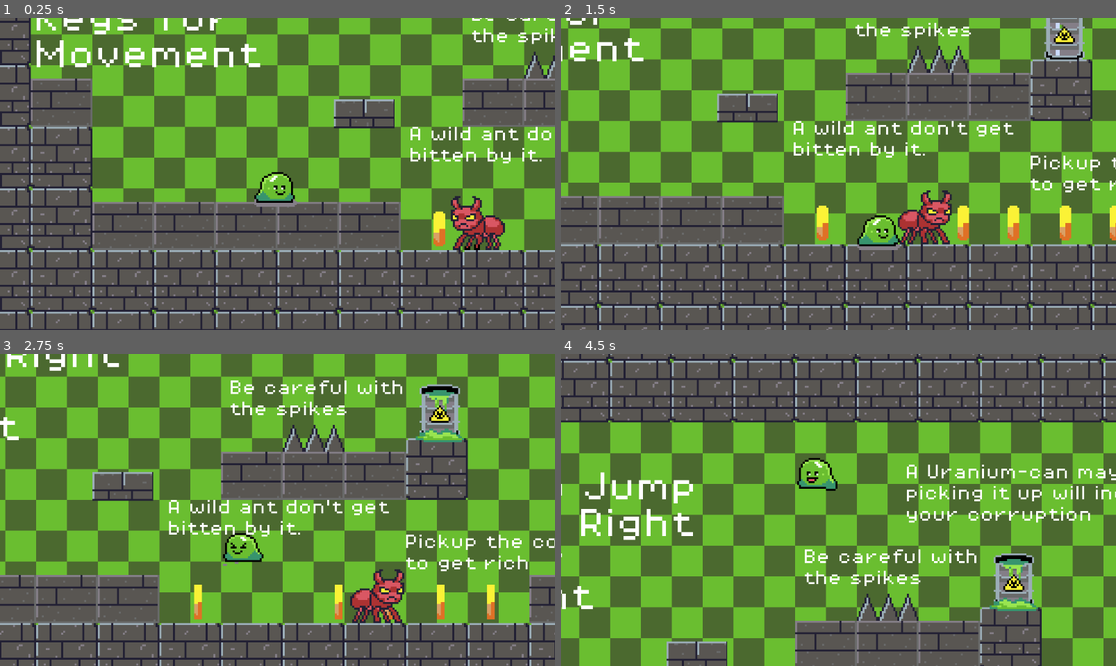
Above: before the commit, frames 1-4 (two rows, left to right).
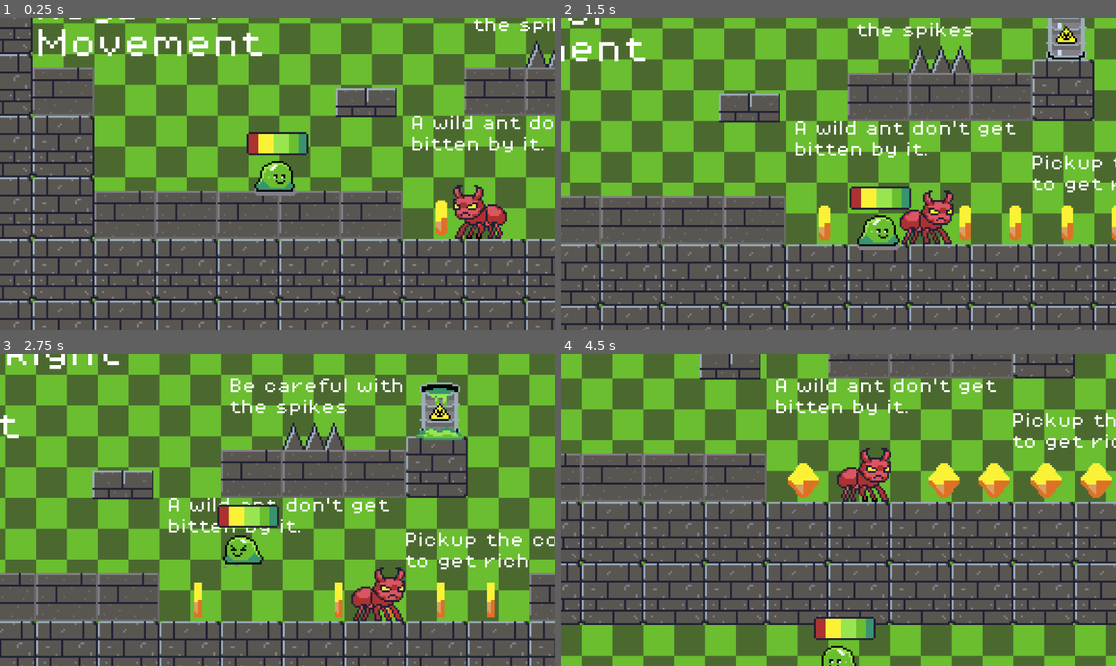
Above: after the commit, the same moments.

Repository: ShwetaShaw76/CorruptionLab
Game: Godot game, scene res://scenes/game.tscn
Two runs of this game, one before a commit and one after it. Both use one fixed random seed, a clock stepped at 60 frames per second and the inputs below.
Inputs:
- Up to frame 1 (0.25 s): no input
- Up to frame 2 (1.5 s): tap Enter at 0.5 s; hold D (move_right) from 0.53 s (still down); tap Space (jump) at 0.6, 0.77, 1.07, 1.35 s
- Up to frame 3 (2.75 s): tap Space (jump) at 1.52, 1.82, 2.1 s; release D (move_right) at 2.03 s; hold A (move_left) from 2.03 s (still down)
- Up to frame 4 (4.5 s): release A (move_left) at 2.78 s; hold D (move_right) 2.78-4.28 s; tap Space (jump) at 2.85, 3.02, 3.32, 3.6, 3.77, 4.07, 4.35 s; hold A (move_left) from 4.28 s (still down)

The runs differ from the first frame. In frame 1, 46% of the frame differs, in the area x 0-100%, y 0-100%; in frame 2, 15%; in frame 3, 17%; in frame 4, 84%.

Commit message:
adding healthbar to the player

Diff:
--- a/scenes/game.tscn
+++ b/scenes/game.tscn
@@ -6,7 +6,9 @@
 [ext_resource type="PackedScene" uid="uid://br5kmpek2dirv" path="res://scenes/platform.tscn" id="2_u5sy4"]
 [ext_resource type="Texture2D" uid="uid://cna0lxgku28b6" path="res://assets/sprites/front.png" id="3_u5sy4"]
 [ext_resource type="Texture2D" uid="uid://c1vm51o13v4lj" path="res://assets/sprites/Spikes.png" id="4_gee14"]
+[ext_resource type="Script" uid="uid://bjkd2c3eypq15" path="res://scripts/heath_bar.gd" id="4_rysoc"]
 [ext_resource type="Texture2D" uid="uid://dgbipvo6nvyvp" path="res://assets/sprites/top-2.png" id="5_0tnpc"]
+[ext_resource type="PackedScene" uid="uid://dsxbjgglb32bp" path="res://scenes/health_bar.tscn" id="5_ssvqc"]
 [ext_resource type="Texture2D" uid="uid://buwej6p8f68p" path="res://assets/sprites/top-half.png" id="6_vtaks"]
 [ext_resource type="Texture2D" uid="uid://dppywp3o0a0pw" path="res://assets/sprites/background.png" id="7_vtaks"]
 [ext_resource type="PackedScene" uid="uid://hvcf0c5uuhb4" path="res://scenes/uranium_can.tscn" id="8_gee14"]
@@ -387,7 +389,7 @@
 x coins"
 
 [node name="player" parent="." instance=ExtResource("1_uwrxv")]
-position = Vector2(30, 29)
+position = Vector2(29, 41)
 
 [node name="StaticBody2D" type="StaticBody2D" parent="player"]
 position = Vector2(1, 20)
@@ -397,6 +399,16 @@
 zoom = Vector2(4, 4)
 limit_bottom = 280
 position_smoothing_enabled = true
+
+[node name="HealthBar" type="TextureProgressBar" parent="player"]
+offset_left = -21.0
+offset_top = -44.0
+offset_right = 19.0
+offset_bottom = -4.0
+script = ExtResource("4_rysoc")
+
+[node name="HealthBar" parent="player/HealthBar" instance=ExtResource("5_ssvqc")]
+position = Vector2(23, 16)
 
 [node name="TileMap" type="TileMap" parent="."]
 tile_set = SubResource("TileSet_ca42v")
--- /dev/null
+++ b/scenes/health_bar.tscn
@@ -0,0 +1,85 @@
+[gd_scene load_steps=9 format=3 uid="uid://dsxbjgglb32bp"]
+
+[ext_resource type="Texture2D" uid="uid://b7sb5hbiqi57d" path="res://assets/sprites/heathbar.png" id="1_1bvlm"]
+
+[sub_resource type="AtlasTexture" id="AtlasTexture_y3kqx"]
+atlas = ExtResource("1_1bvlm")
+region = Rect2(0, 0, 32, 32)
+
+[sub_resource type="AtlasTexture" id="AtlasTexture_6opq1"]
+atlas = ExtResource("1_1bvlm")
+region = Rect2(32, 0, 32, 32)
+
+[sub_resource type="AtlasTexture" id="AtlasTexture_tujlf"]
+atlas = ExtResource("1_1bvlm")
+region = Rect2(64, 0, 32, 32)
+
+[sub_resource type="AtlasTexture" id="AtlasTexture_5oo0i"]
+atlas = ExtResource("1_1bvlm")
+region = Rect2(96, 0, 32, 32)
+
+[sub_resource type="AtlasTexture" id="AtlasTexture_0kw87"]
+atlas = ExtResource("1_1bvlm")
+region = Rect2(128, 0, 32, 32)
+
+[sub_resource type="AtlasTexture" id="AtlasTexture_s32md"]
+atlas = ExtResource("1_1bvlm")
+region = Rect2(160, 0, 32, 32)
+
+[sub_resource type="SpriteFrames" id="SpriteFrames_5xgdr"]
+animations = [{
+"frames": [{
+"duration": 1.0,
+"texture": SubResource("AtlasTexture_y3kqx")
+}],
+"loop": true,
+"name": &"0%",
+"speed": 5.0
+}, {
+"frames": [{
+"duration": 1.0,
+"texture": SubResource("AtlasTexture_6opq1")
+}],
+"loop": true,
+"name": &"20%",
+"speed": 5.0
+}, {
+"frames": [{
+"duration": 1.0,
+"texture": SubResource("AtlasTexture_tujlf")
+}],
+"loop": true,
+"name": &"40%",
+"speed": 5.0
+}, {
+"frames": [{
+"duration": 1.0,
+"texture": SubResource("AtlasTexture_5oo0i")
+}],
+"loop": true,
+"name": &"60%",
+"speed": 5.0
+}, {
+"frames": [{
+"duration": 1.0,
+"texture": SubResource("AtlasTexture_0kw87")
+}],
+"loop": true,
+"name": &"80%",
+"speed": 5.0
+}, {
+"frames": [{
+"duration": 1.0,
+"texture": SubResource("AtlasTexture_s32md")
+}],
+"loop": true,
+"name": &"full",
+"speed": 5.0
+}]
+
+[node name="HealthBar" type="Area2D"]
+
+[node name="AnimatedSprite2D" type="AnimatedSprite2D" parent="."]
+sprite_frames = SubResource("SpriteFrames_5xgdr")
+animation = &"0%"
+autoplay = "full"
--- a/scenes/player.tscn
+++ b/scenes/player.tscn
@@ -1,9 +1,44 @@
-[gd_scene load_steps=21 format=3 uid="uid://3wbxnfy85kgg"]
+[gd_scene load_steps=36 format=3 uid="uid://3wbxnfy85kgg"]
 
 [ext_resource type="Texture2D" uid="uid://80hkk5u54jw3" path="res://assets/sprites/idle_slime.png" id="1_3vyb7"]
 [ext_resource type="Script" uid="uid://2fwjuj53evaf" path="res://scripts/player.gd" id="1_g2els"]
+[ext_resource type="Texture2D" uid="uid://din2j8o2lmgpi" path="res://assets/sprites/damage.png" id="2_fjrip"]
 [ext_resource type="Texture2D" uid="uid://dxi5wsbjlocyt" path="res://assets/sprites/jump.png" id="3_dqkch"]
 [ext_resource type="Texture2D" uid="uid://b8j6jw763rjw8" path="res://assets/sprites/slime_walk_animation.png" id="3_qhqgy"]
+[ext_resource type="Texture2D" uid="uid://cxegfv8ovxv3h" path="res://assets/sprites/dying.png" id="3_smehm"]
+[ext_resource type="Texture2D" uid="uid://clf20v82gfdsx" path="res://assets/sprites/winning.png" id="7_ur7pv"]
+
+[sub_resource type="AtlasTexture" id="AtlasTexture_a8ls1"]
+atlas = ExtResource("2_fjrip")
+region = Rect2(0, 0, 32, 32)
+
+[sub_resource type="AtlasTexture" id="AtlasTexture_qfm1y"]
+atlas = ExtResource("2_fjrip")
+region = Rect2(32, 0, 32, 32)
+
+[sub_resource type="AtlasTexture" id="AtlasTexture_fulsm"]
+atlas = ExtResource("2_fjrip")
+region = Rect2(64, 0, 32, 32)
+
+[sub_resource type="AtlasTexture" id="AtlasTexture_4r5pv"]
+atlas = ExtResource("2_fjrip")
+region = Rect2(96, 0, 32, 32)
+
+[sub_resource type="AtlasTexture" id="AtlasTexture_60mlk"]
+atlas = ExtResource("3_smehm")
+region = Rect2(0, 0, 32, 32)
+
+[sub_resource type="AtlasTexture" id="AtlasTexture_i4ail"]
+atlas = ExtResource("3_smehm")
+region = Rect2(32, 0, 32, 32)
+
+[sub_resource type="AtlasTexture" id="AtlasTexture_a38lo"]
+atlas = ExtResource("3_smehm")
+region = Rect2(64, 0, 32, 32)
+
+[sub_resource type="AtlasTexture" id="AtlasTexture_4ni07"]
+atlas = ExtResource("3_smehm")
+region = Rect2(96, 0, 32, 32)
 
 [sub_resource type="AtlasTexture" id="AtlasTexture_g2els"]
 atlas = ExtResource("1_3vyb7")
@@ -60,11 +95,61 @@
 [sub_resource type="AtlasTexture" id="AtlasTexture_d2wvv"]
 atlas = ExtResource("3_qhqgy")
 region = Rect2(160, 0, 32, 32)
+
+[sub_resource type="AtlasTexture" id="AtlasTexture_l71n6"]
+atlas = ExtResource("7_ur7pv")
+region = Rect2(0, 0, 32, 32)
+
+[sub_resource type="AtlasTexture" id="AtlasTexture_ke2ow"]
+atlas = ExtResource("7_ur7pv")
+region = Rect2(32, 0, 32, 32)
+
+[sub_resource type="AtlasTexture" id="AtlasTexture_ujl30"]
+atlas = ExtResource("7_ur7pv")
+region = Rect2(64, 0, 32, 32)
+
+[sub_resource type="AtlasTexture" id="AtlasTexture_31cv2"]
+atlas = ExtResource("7_ur7pv")
+region = Rect2(96, 0, 32, 32)
 
 [sub_resource type="SpriteFrames" id="SpriteFrames_tuyoq"]
 animations = [{
 "frames": [{
 "duration": 1.0,
+"texture": SubResource("AtlasTexture_a8ls1")
+}, {
+"duration": 1.0,
+"texture": SubResource("AtlasTexture_qfm1y")
+}, {
+"duration": 1.0,
+"texture": SubResource("AtlasTexture_fulsm")
+}, {
+"duration": 1.0,
+"texture": SubResource("AtlasTexture_4r5pv")
+}],
+"loop": true,
+"name": &"damage",
+"speed": 5.0
+}, {
+"frames": [{
+"duration": 1.0,
+"texture": SubResource("AtlasTexture_60mlk")
+}, {
+"duration": 1.0,
+"texture": SubResource("AtlasTexture_i4ail")
+}, {
+"duration": 1.0,
+"texture": SubResource("AtlasTexture_a38lo")
+}, {
+"duration": 1.0,
+"texture": SubResource("AtlasTexture_4ni07")
+}],
+"loop": true,
+"name": &"dying",
+"speed": 5.0
+}, {
+"frames": [{
+"duration": 1.0,
 "texture": SubResource("AtlasTexture_g2els")
 }, {
 "duration": 1.0,
@@ -118,6 +203,23 @@
 }],
 "loop": true,
 "name": &"run",
+"speed": 5.0
+}, {
+"frames": [{
+"duration": 1.0,
+"texture": SubResource("AtlasTexture_l71n6")
+}, {
+"duration": 1.0,
+"texture": SubResource("AtlasTexture_ke2ow")
+}, {
+"duration": 1.0,
+"texture": SubResource("AtlasTexture_ujl30")
+}, {
+"duration": 1.0,
+"texture": SubResource("AtlasTexture_31cv2")
+}],
+"loop": true,
+"name": &"winning",
 "speed": 5.0
 }]
 
@@ -132,9 +234,8 @@
 [node name="AnimatedSprite2D" type="AnimatedSprite2D" parent="."]
 position = Vector2(0, -8)
 sprite_frames = SubResource("SpriteFrames_tuyoq")
-animation = &"jump"
+animation = &"damage"
 autoplay = "idle"
-frame_progress = 0.950981
 
 [node name="CollisionShape2D" type="CollisionShape2D" parent="."]
 position = Vector2(2, -10)
--- /dev/null
+++ b/scenes/pool.tscn
@@ -0,0 +1,71 @@
+[gd_scene load_steps=11 format=3 uid="uid://b01pl4viaykkn"]
+
+[ext_resource type="Texture2D" uid="uid://c867tol4obb7s" path="res://assets/sprites/pool.png" id="1_c2vhv"]
+[ext_resource type="PackedScene" uid="uid://b6c3rmprhdmrr" path="res://scenes/killzone.tscn" id="2_fu8a5"]
+
+[sub_resource type="AtlasTexture" id="AtlasTexture_he5t5"]
+atlas = ExtResource("1_c2vhv")
+region = Rect2(0, 0, 32, 32)
+
+[sub_resource type="AtlasTexture" id="AtlasTexture_rdlcb"]
+atlas = ExtResource("1_c2vhv")
+region = Rect2(32, 0, 32, 32)
+
+[sub_resource type="AtlasTexture" id="AtlasTexture_agsh5"]
+atlas = ExtResource("1_c2vhv")
+region = Rect2(64, 0, 32, 32)
+
+[sub_resource type="AtlasTexture" id="AtlasTexture_5yltl"]
+atlas = ExtResource("1_c2vhv")
+region = Rect2(96, 0, 32, 32)
+
+[sub_resource type="AtlasTexture" id="AtlasTexture_55aw4"]
+atlas = ExtResource("1_c2vhv")
+region = Rect2(128, 0, 32, 32)
+
+[sub_resource type="AtlasTexture" id="AtlasTexture_whsje"]
+atlas = ExtResource("1_c2vhv")
+region = Rect2(160, 0, 32, 32)
+
+[sub_resource type="SpriteFrames" id="SpriteFrames_g258y"]
+animations = [{
+"frames": [{
+"duration": 1.0,
+"texture": SubResource("AtlasTexture_he5t5")
+}, {
+"duration": 1.0,
+"texture": SubResource("AtlasTexture_rdlcb")
+}, {
+"duration": 1.0,
+"texture": SubResource("AtlasTexture_agsh5")
+}, {
+"duration": 1.0,
+"texture": SubResource("AtlasTexture_5yltl")
+}, {
+"duration": 1.0,
+"texture": SubResource("AtlasTexture_55aw4")
+}, {
+"duration": 1.0,
+"texture": SubResource("AtlasTexture_whsje")
+}],
+"loop": true,
+"name": &"default",
+"speed": 5.0
+}]
+
+[sub_resource type="RectangleShape2D" id="RectangleShape2D_rfqkl"]
+size = Vector2(30, 16)
+
+[node name="pool" type="Area2D"]
+
+[node name="AnimatedSprite2D" type="AnimatedSprite2D" parent="."]
+sprite_frames = SubResource("SpriteFrames_g258y")
+autoplay = "default"
+frame = 3
+frame_progress = 0.938807
+
+[node name="Killzone" parent="AnimatedSprite2D" instance=ExtResource("2_fu8a5")]
+
+[node name="CollisionShape2D" type="CollisionShape2D" parent="AnimatedSprite2D/Killzone"]
+position = Vector2(0, 7)
+shape = SubResource("RectangleShape2D_rfqkl")
--- /dev/null
+++ b/scripts/heath_bar.gd
@@ -0,0 +1,12 @@
+extends TextureProgressBar
+@onready var health_bar: Area2D = $HealthBar
+
+
+
+var maxHealth: int = 100
+var health : int = maxHealth
+
+func take_damage(amount: int):
+	health -= amount
+	health = clamp(health , 0 , maxHealth)
+	health_bar.value = health
Not shown: 1 places in scenes/game.tscn that only renumber resources
Not shown, added: scripts/heath_bar.gd.uid
